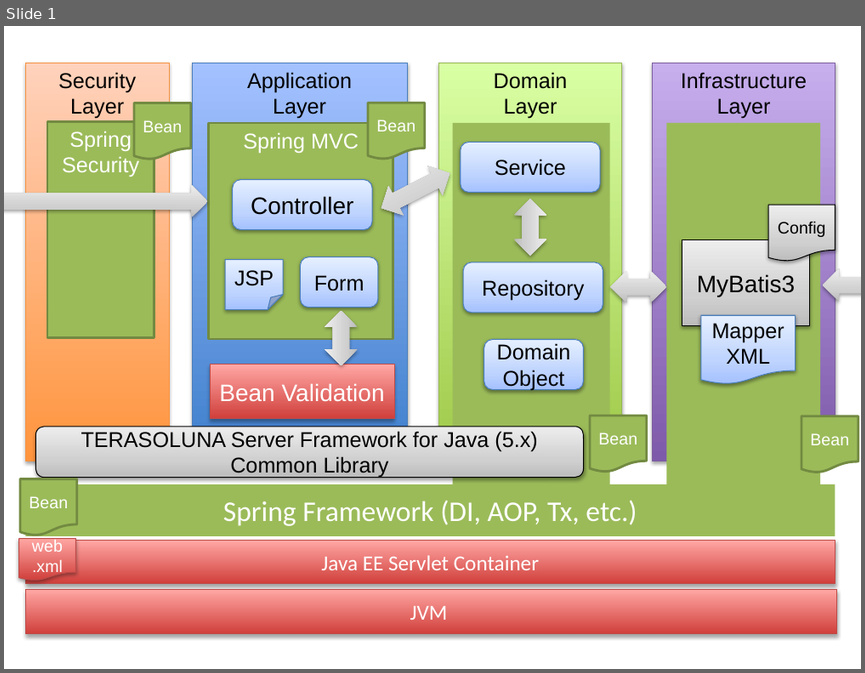
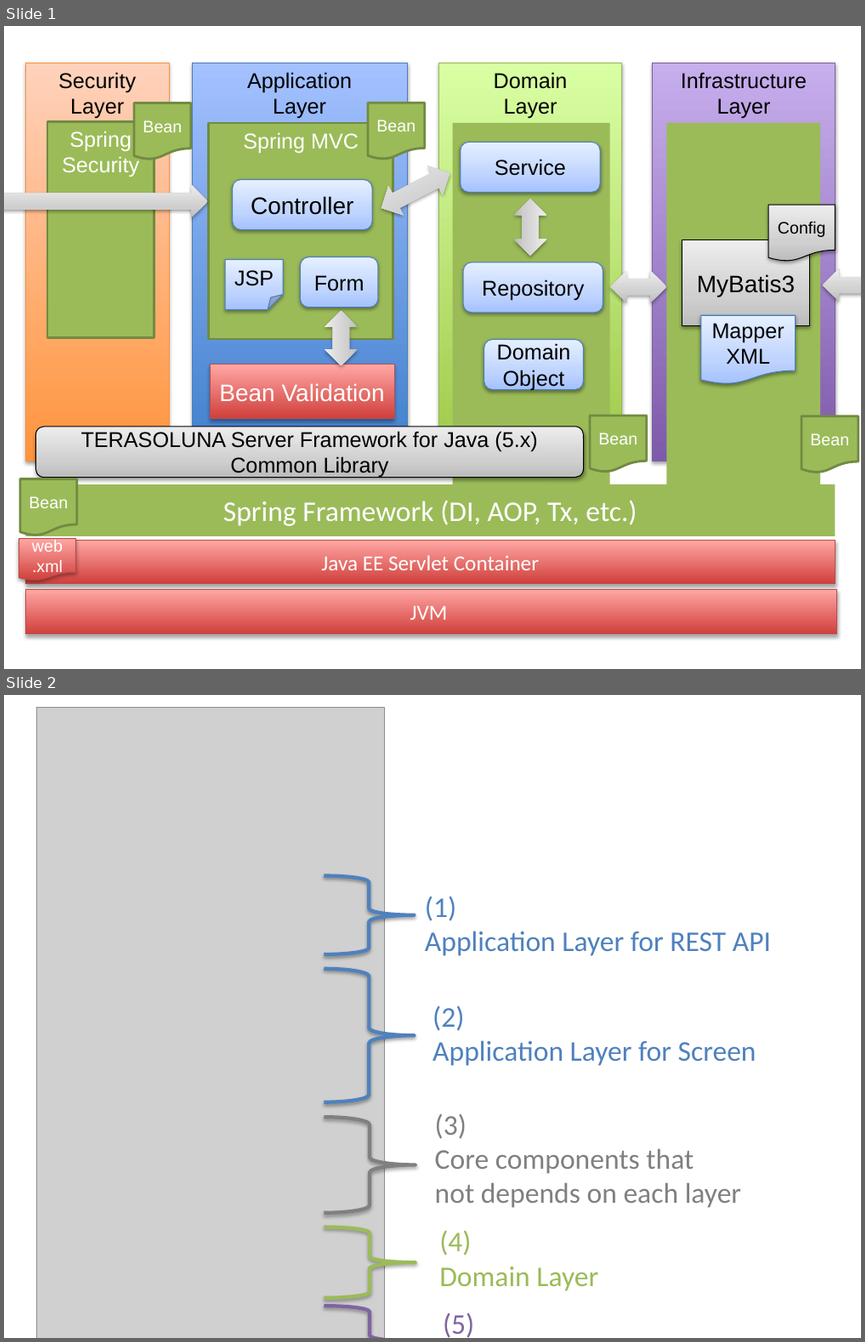
Before and after one commit to kazuki43zoo/demo-application, a slide deck: images/material.pptx. Shown one above the other, each under a label of ours: slide 1 before the commit, slides 1 and 2 after it. The pictures are 865x673 and 865x1342 pixels, drawn with LibreOffice and Linux fonts; fonts in the diff are those of the drawing; grey boxes stand for pictures; background and template pictures are left out. Boxes give left, top, right and bottom in pixels: in the first picture for what was removed or moved away, otherwise in the second. Text is boxed around its words. In the diff, an @@ line names an element or a change of style, - is before the commit and + after.

```diff
--- a/images/material.pptx
+++ b/images/material.pptx
@@ slide 2 added at bbox=[4, 695, 861, 1338], background #FFFFFF @@
@@ picture added at bbox=[37, 708, 385, 1338] @@
@@ right brace added at bbox=[324, 876, 414, 954], outline #4F81BD 3 pt @@
@@ text added at bbox=[425, 896, 771, 956], 24 pt, text #4F81BD @@
+(1)
+Application Layer for REST API
@@ right brace added at bbox=[324, 969, 414, 1102], outline #4F81BD 3 pt @@
@@ text added at bbox=[432, 1005, 756, 1066], 24 pt, text #4F81BD @@
+(2)
+Application Layer for Screen
@@ right brace added at bbox=[324, 1117, 415, 1213], outline #808080 3 pt @@
@@ text added at bbox=[435, 1113, 741, 1208], 24 pt, text #808080 @@
+(3)
+Core components that
+not depends on each layer
@@ right brace added at bbox=[324, 1227, 415, 1299], outline #9BBB59 3 pt @@
@@ text added at bbox=[439, 1230, 598, 1291], 24 pt, text #9BBB59 @@
+(4)
+Domain Layer
@@ right brace added at bbox=[324, 1305, 415, 1338], outline #8064A2 3 pt @@
@@ text added at bbox=[443, 1312, 474, 1338], 24 pt, text #8064A2 @@
+(5)
+Infrastructure Layer
```
Also in this commit, not shown: 1 other file.
